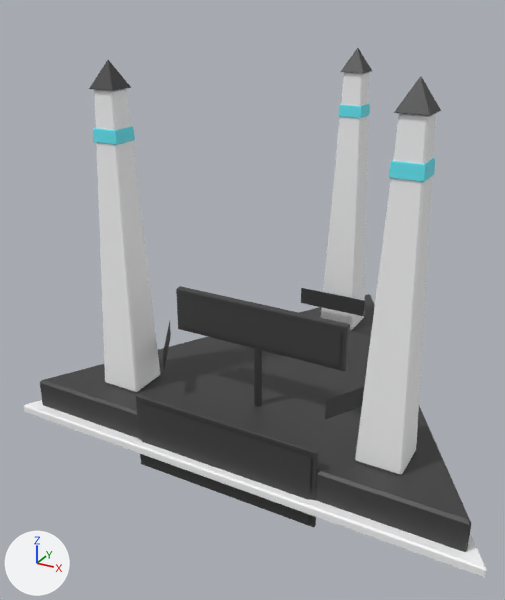
The glTF model ecosystem/models/three-pylons.glb: old version first, new version second.
Before and after are seen from a 50 mm camera at (5.63, -11.65, 8.25) aimed at (-0.91, 0.24, 2.3). The axes (+X, +Y, +Z) are drawn at lower left. The lights are the same throughout. The first picture is the older version. Vertices at exactly the same position are counted once.

In view in the first picture: 'band_cardano', 'band_ethereum', 'band_solana', 'base', 'base_step', 'face_flows', 'face_frame', 'label_cardano', 'label_ethereum', 'pylon_cardano', 'pylon_ethereum', 'pylon_solana', 'sign_back', 'sign_board', 'tip_cardano', 'tip_ethereum', 'tip_solana' and 2 more.
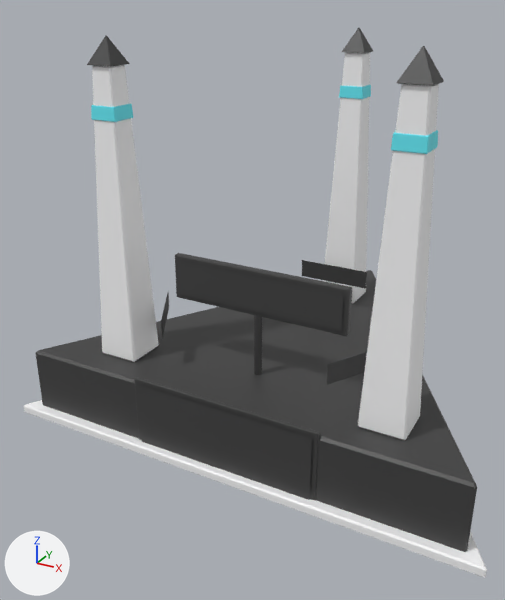
Where the newer file only moved an object's origin or applied its transform, the numbers keep the older frame.

Boxes (x1, y1, x2, y2) around the edits, measured in the pictures (505 x 600 px):
'base', reshaped (9% taller)
    before: (40, 294, 471, 552)
    after: (36, 270, 477, 552)
'pylon_solana', moved, rescaled
    before: (355, 113, 436, 475)
    after: (358, 84, 439, 440)
'pylon_ethereum', moved, rescaled
    before: (94, 89, 160, 392)
    after: (92, 65, 159, 362)
'face_flows', moved
    before: (139, 402, 311, 523)
    after: (138, 385, 312, 500)
'sign_board', moved
    before: (179, 294, 341, 366)
    after: (178, 261, 344, 331)
'pylon_cardano', moved
    before: (321, 72, 369, 330)
    after: (323, 52, 370, 303)
'sign_back', moved
    before: (176, 286, 350, 371)
    after: (175, 253, 352, 336)
'face_frame', moved
    before: (136, 394, 319, 527)
    after: (134, 377, 320, 501)
'label_cardano', moved
    before: (301, 288, 365, 316)
    after: (302, 260, 367, 288)
'tip_solana', moved
    before: (394, 77, 441, 116)
    after: (397, 46, 444, 86)
'band_solana', moved
    before: (389, 158, 435, 182)
    after: (391, 130, 438, 154)
'tip_ethereum', moved
    before: (89, 60, 131, 91)
    after: (87, 35, 129, 67)
'band_ethereum', moved
    before: (93, 126, 135, 145)
    after: (91, 103, 133, 122)
'tip_cardano', moved
    before: (341, 48, 372, 73)
    after: (342, 28, 373, 53)
'band_cardano', moved
    before: (338, 103, 370, 118)
    after: (339, 85, 371, 99)
'label_ethereum', moved
    before: (163, 321, 171, 369)
    after: (161, 293, 169, 338)

The change, as a diff of the scene's bpy script:
```diff
--- a/ecosystem/models/three-pylons.glb.py
+++ b/ecosystem/models/three-pylons.glb.py
@@ me_base @@
-me_base.from_pydata(...)  # 18 vertices, 32 faces; spans x -4.48..4.48, y -2.6..5.16, z -0.4..0.4
+me_base.from_pydata(...)  # 18 vertices, 32 faces; spans x -4.48..4.48, y -2.6..5.16, z -0.4..1.1
+# me_base part 1: all 9 vertices in x -4.48..4.48, y -2.6..5.16, z 0.35..0.4 are moved by (0.0, 0.0, 0.7)
 me_base.materials.append(mat_trim)
@@ me_pylon_ethereum @@
-me_pylon_ethereum.from_pydata(...)  # 24 vertices, 44 faces; spans x -0.42..0.42, y -0.42..0.42, z -2.95..2.95
+me_pylon_ethereum.from_pydata(...)  # 24 vertices, 44 faces; spans x -0.42..0.42, y -0.42..0.42, z -2.8..2.8
+# me_pylon_ethereum part 2: the whole mesh is scaled about its middle by (1, 1, 0.949)
 me_pylon_ethereum.materials.append(mat_building)
@@ me_pylon_solana @@
-me_pylon_solana.from_pydata(...)  # 24 vertices, 44 faces; spans x -0.42..0.42, y -0.42..0.42, z -2.95..2.95
+me_pylon_solana.from_pydata(...)  # 24 vertices, 44 faces; spans x -0.42..0.42, y -0.42..0.42, z -2.8..2.8
+# me_pylon_solana part 3: the whole mesh is scaled about its middle by (1, 1, 0.949)
 me_pylon_solana.materials.append(mat_building)
@@ ob_pylon_cardano @@
 ob_pylon_cardano = bpy.data.objects.new('pylon_cardano', me_pylon_cardano)
-ob_pylon_cardano.location = (0.0, 3.2, 3.75)
+ob_pylon_cardano.location = (0.0, 3.2, 4.3)
@@ ob_band_cardano @@
 ob_band_cardano = bpy.data.objects.new('band_cardano', me_band_cardano)
-ob_band_cardano.location = (0.0, 3.2, 5.9)
+ob_band_cardano.location = (0.0, 3.2, 6.3)
@@ ob_tip_cardano @@
 ob_tip_cardano = bpy.data.objects.new('tip_cardano', me_tip_cardano)
-ob_tip_cardano.location = (0.0, 3.2, 6.95)
+ob_tip_cardano.location = (0.0, 3.2, 7.35)
@@ ob_label_cardano @@
 ob_label_cardano = bpy.data.objects.new('label_cardano', me_label_cardano)
-ob_label_cardano.location = (0.0, 2.45, 1.6)
+ob_label_cardano.location = (0.0, 2.45, 2.3)
@@ ob_pylon_ethereum @@
 ob_pylon_ethereum = bpy.data.objects.new('pylon_ethereum', me_pylon_ethereum)
-ob_pylon_ethereum.location = (-2.77, -1.6, 3.75)
+ob_pylon_ethereum.location = (-2.77, -1.6, 4.3)
@@ ob_band_ethereum @@
 ob_band_ethereum = bpy.data.objects.new('band_ethereum', me_band_ethereum)
-ob_band_ethereum.location = (-2.77, -1.6, 5.9)
+ob_band_ethereum.location = (-2.77, -1.6, 6.3)
@@ ob_tip_ethereum @@
 ob_tip_ethereum = bpy.data.objects.new('tip_ethereum', me_tip_ethereum)
-ob_tip_ethereum.location = (-2.77, -1.6, 6.95)
+ob_tip_ethereum.location = (-2.77, -1.6, 7.35)
@@ ob_label_ethereum @@
 ob_label_ethereum = bpy.data.objects.new('label_ethereum', me_label_ethereum)
-ob_label_ethereum.location = (-2.12, -1.23, 1.6)
+ob_label_ethereum.location = (-2.12, -1.23, 2.3)
@@ ob_pylon_solana @@
 ob_pylon_solana = bpy.data.objects.new('pylon_solana', me_pylon_solana)
-ob_pylon_solana.location = (2.77, -1.6, 3.75)
+ob_pylon_solana.location = (2.77, -1.6, 4.3)
@@ ob_band_solana @@
 ob_band_solana = bpy.data.objects.new('band_solana', me_band_solana)
-ob_band_solana.location = (2.77, -1.6, 5.9)
+ob_band_solana.location = (2.77, -1.6, 6.3)
@@ ob_tip_solana @@
 ob_tip_solana = bpy.data.objects.new('tip_solana', me_tip_solana)
-ob_tip_solana.location = (2.77, -1.6, 6.95)
+ob_tip_solana.location = (2.77, -1.6, 7.35)
@@ ob_face_frame @@
 ob_face_frame = bpy.data.objects.new('face_frame', me_face_frame)
-ob_face_frame.location = (0.0, -2.58, 0.4)
+ob_face_frame.location = (0.0, -2.58, 0.78)
@@ ob_face_flows @@
 ob_face_flows = bpy.data.objects.new('face_flows', me_face_flows)
-ob_face_flows.location = (0.0, -2.65, 0.4)
+ob_face_flows.location = (0.0, -2.65, 0.78)
@@ ob_sign_back @@
 ob_sign_back = bpy.data.objects.new('sign_back', me_sign_back)
-ob_sign_back.location = (0.0, -1.2, 2.5)
+ob_sign_back.location = (0.0, -1.2, 3.2)
@@ ob_sign_board @@
 ob_sign_board = bpy.data.objects.new('sign_board', me_sign_board)
-ob_sign_board.location = (0.0, -1.3, 2.5)
+ob_sign_board.location = (0.0, -1.3, 3.2)
```
